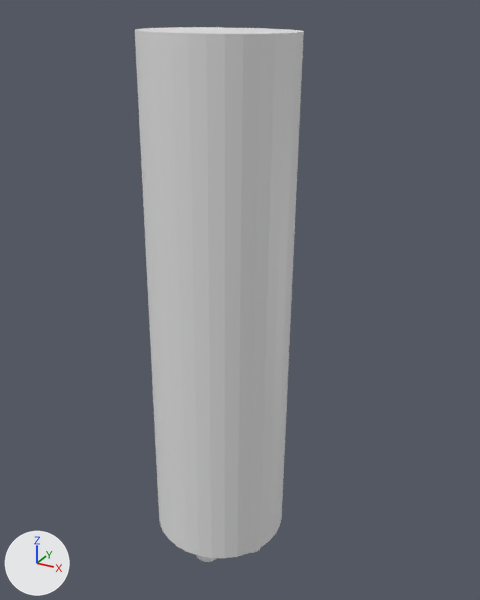
A saved change to the Blender file obj_rocket_01.blend.
One viewpoint serves both versions: a 50 mm lens placed at (35.4, -59.6, 69.3), pointed at (1.4, 2.1, 38.5). The lights are fixed; the arrows at lower left show +X, +Y and +Z. The picture after the commit comes second.
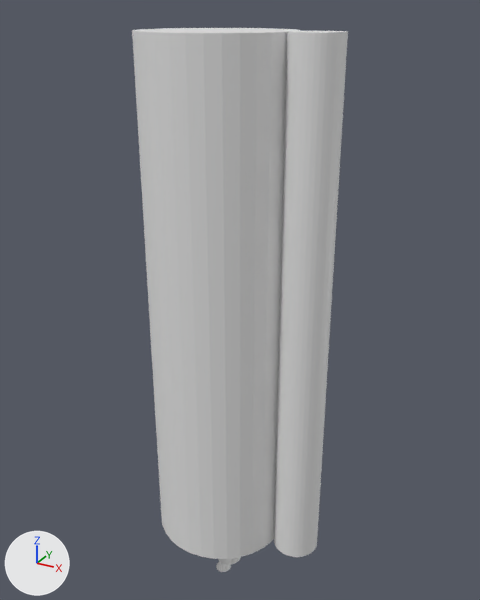
The change in detail:
Object 'Cylinder' (ob_cylinder) turns from (0, 0.7, 0) to (0, 0, 0) degrees about x, y and z.
Object 'Cone' (ob_cone) moves from (0.0, -3.9, 7.4) to (-2.6, 3.0, 7.4).
Object 'Cone.001' (ob_cone_001) moves from (0.0, 4.0, 7.4) to (2.7, -3.0, 7.4).
Object 'Cone.004' (ob_cone_004) is new; it shows a copy of the mesh of ob_cone_002.
Its location is (0.0, 0.0, 0.0).
Object 'Cylinder.005' (ob_cylinder_005) is new; it shows a copy of the mesh of ob_cylinder.
Its location is (10.5, 0.0, 37.9).
Its rotation in degrees is (0, 0, -139).
Its scale is (2.69, 2.69, 29.5).

Changed parts and their boxes (x1, y1, x2, y2) in the pictures (480 x 600 px):
'Cylinder', moved, turned: before (135, 27, 304, 558); after (132, 28, 301, 559)
'Cylinder.005', added: after (274, 31, 348, 557)
'Cone.001', moved (not visible before): after (218, 557, 241, 565)
'Cone.004', added: after (216, 561, 231, 572)
'Cone', moved (not visible afterwards): before (196, 555, 217, 562)
